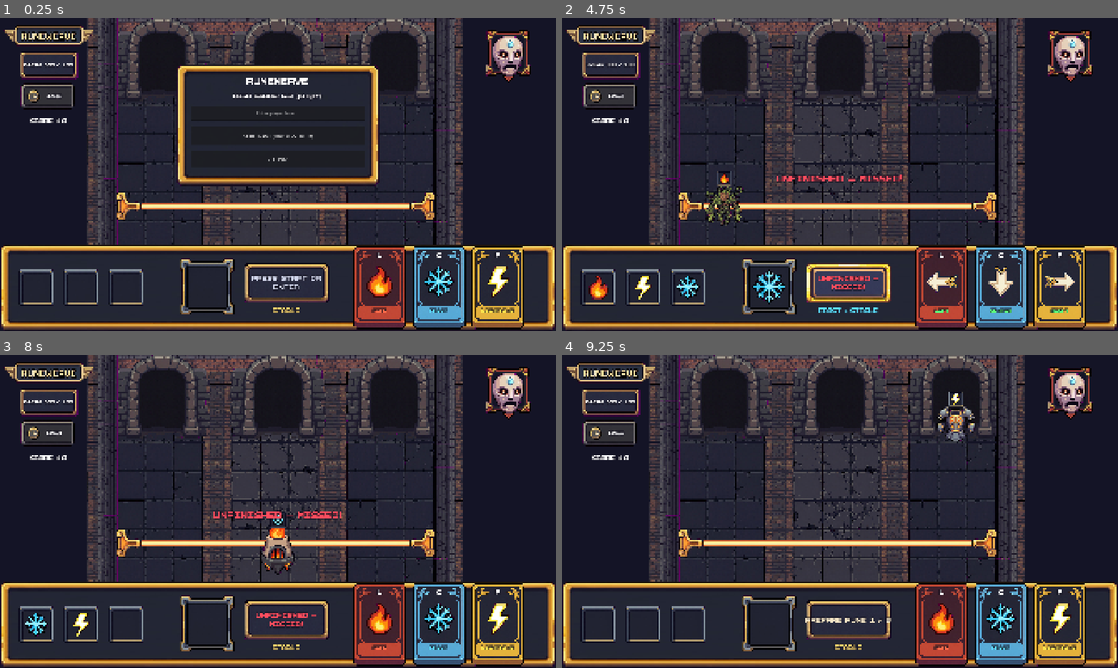
Above: before the commit, frames 1-4 (two rows, left to right).
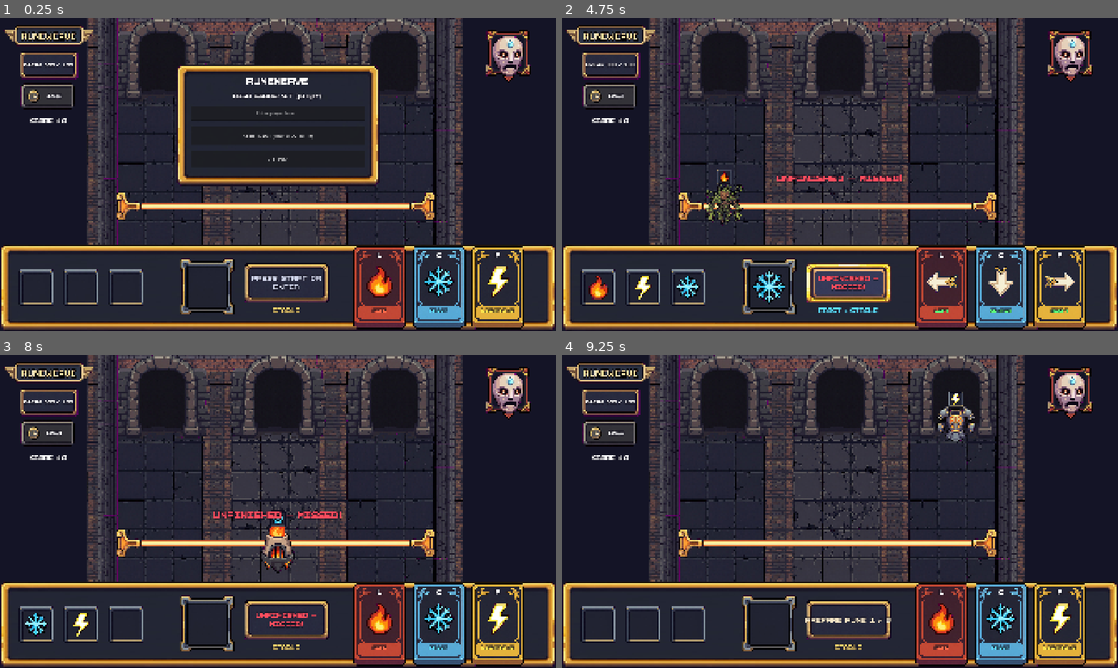
Above: after the commit, the same moments.

Repository: LEETMAKERS/Aether-Wand-Arcade
Game: Godot game, scene res://scenes/main/main.tscn
Two runs of this game, one before a commit and one after it. Both use one fixed random seed, a clock stepped at 60 frames per second and the inputs below.
Inputs (mouse positions are in pixels of both pictures, inside the frame that each line leads up to):
- Up to frame 1 (0.25 s): no input
- Up to frame 2 (4.75 s): click (840, 111) at 0.52 s; type "Alex" at 0.6 s; click "START GAME (OR PRESS ENTER)" at 1.25 s; tap Enter (start_cue) at 2, 2.85, 4.35 s; hold D (cast_right) 2.03-2.78 s; tap W (cast_center) at 2.1, 3.6 s; hold A (cast_left) 2.78-3.53 s; hold D (cast_right) from 3.53 s (still down)
- Up to frame 3 (8 s): release D (cast_right) at 5.03 s; hold A (cast_left) 5.03-7.28 s; tap W (cast_center) at 5.1, 6.6 s; tap Enter (start_cue) at 5.85, 7.35 s; hold D (cast_right) from 7.28 s (still down)
- Up to frame 4 (9.25 s): keep holding D (cast_right); tap W (cast_center) at 8.1 s; tap Enter (start_cue) at 8.85 s

The runs differ from the first frame. In frame 1, less than 0.1% of the frame differs, in the area x 50-53%, y 24-26%; in frame 2, 0.7%, in the area x 4-62%, y 14-87%; in frame 3, 0.4%; in frame 4, nothing differs.

Commit message:
Added final game .

Diff:
--- a/final_game/game_log.csv
+++ b/final_game/game_log.csv
@@ -3,3 +3,7 @@
 player,6.0,93,preset_lite,2026-10-22 21:04:31
 ysenhaji,4.3,61,preset_lite_1.0x,2026-10-22 21:45:51
 player,6.3,98,preset_lite_1.0x,2026-10-22 21:52:49
+blue,1.3,6,preset_lite_1.0x,2026-10-22 22:00:37
+blue,2.8,34,preset_lite_0.7x,2026-10-22 22:02:25
+blue,2.3,24,preset_lite_0.7x,2026-10-22 22:03:57
+player,9.7,136,preset_lite_1.0x,2026-10-22 22:31:59
--- a/final_game/scenes/main/cue_judge.gd
+++ b/final_game/scenes/main/cue_judge.gd
@@ -27,13 +27,21 @@
 
 ## Grade a release timestamp against contact time. A release with no eligible
 ## fourth input is reported as MISS by the caller; this grades an actual press.
-static func grade_timing(release_ms: int, contact_ms: int) -> Timing:
+static func grade_timing(
+	release_ms: int,
+	contact_ms: int,
+	perfect_window_ms: int = PERFECT_BEFORE_MS,
+	good_before_ms: int = GOOD_BEFORE_MS,
+	good_after_ms: int = GOOD_AFTER_MS,
+) -> Timing:
 	var delta: int = release_ms - contact_ms # Negative is early, positive late.
-	if delta >= -PERFECT_BEFORE_MS and delta <= PERFECT_AFTER_MS:
+	var eff_good_before: int = maxi(good_before_ms, perfect_window_ms)
+	var eff_good_after: int = maxi(good_after_ms, perfect_window_ms)
+	if delta >= -perfect_window_ms and delta <= perfect_window_ms:
 		return Timing.PERFECT
-	if delta >= -GOOD_BEFORE_MS and delta <= GOOD_AFTER_MS:
+	if delta >= -eff_good_before and delta <= eff_good_after:
 		return Timing.GOOD
-	if delta < -GOOD_BEFORE_MS:
+	if delta < -eff_good_before:
 		return Timing.EARLY
 	return Timing.MISS # Later than the Good window.
 
--- a/final_game/scenes/main/hud.gd
+++ b/final_game/scenes/main/hud.gd
@@ -4,7 +4,7 @@
 ##
 ## This node makes no gameplay decisions and never recounts inputs. It updates
 ## labels, swaps card/slot icons, colors text by phase/element/outcome, and
-## emits start_round_requested when the player starts a round from the menu.
+## emits signals when the player starts, pauses/resumes, or tunes settings.
 
 signal start_round_requested(
 	login: String,
@@ -14,7 +14,7 @@
 )
 signal resume_requested()
 signal restart_requested()
-signal main_menu_requested()
+signal tuning_changed()
 
 @export_group("Text Labels")
 @export var status_label: Label
@@ -77,6 +77,16 @@
 @export var wild_toggle: BaseButton
 @export var speed_slider: Range
 @export var speed_value_label: Label
+@export var perfect_window_slider: Range
+@export var perfect_window_label: Label
+@export var good_window_slider: Range
+@export var good_window_label: Label
+@export var approach_time_slider: Range
+@export var approach_time_label: Label
+@export var break_target_slider: Range
+@export var break_target_label: Label
+@export var max_score_break_slider: Range
+@export var max_score_break_label: Label
 @export var restart_button: BaseButton
 @export var close_settings_button: BaseButton
 
@@ -159,16 +169,58 @@
 	if speed_slider != null:
 		speed_slider.value_changed.connect(_on_speed_slider_changed)
 		_on_speed_slider_changed(speed_slider.value)
+	if perfect_window_slider != null:
+		perfect_window_slider.value_changed.connect(_on_perfect_window_changed)
+		_on_perfect_window_changed(perfect_window_slider.value)
+	if good_window_slider != null:
+		good_window_slider.value_changed.connect(_on_good_window_changed)
+		_on_good_window_changed(good_window_slider.value)
+	if approach_time_slider != null:
+		approach_time_slider.value_changed.connect(_on_approach_time_changed)
+		_on_approach_time_changed(approach_time_slider.value)
+	if break_target_slider != null:
+		break_target_slider.value_changed.connect(_on_break_target_changed)
+		_on_break_target_changed(break_target_slider.value)
+	if max_score_break_slider != null:
+		max_score_break_slider.value_changed.connect(_on_max_score_break_changed)
+		_on_max_score_break_changed(max_score_break_slider.value)
 	if settings_panel != null:
 		settings_panel.visible = false
 	reset_display()
 
 
-## Initialize the speed slider from Main's default game_speed export.
-func set_initial_speed(speed_value: float) -> void:
+## Initialize all tuning sliders from Main's default @export properties.
+func set_initial_tuning(
+	speed_value: float,
+	perfect_ms: int,
+	good_ms: int,
+	approach_ms: int,
+	break_target_val: int,
+	max_score_break_val: int,
+) -> void:
 	if speed_slider != null:
 		speed_slider.value = speed_value
 	_on_speed_slider_changed(speed_value)
+
+	if perfect_window_slider != null:
+		perfect_window_slider.value = float(perfect_ms)
+	_on_perfect_window_changed(float(perfect_ms))
+
+	if good_window_slider != null:
+		good_window_slider.value = float(good_ms)
+	_on_good_window_changed(float(good_ms))
+
+	if approach_time_slider != null:
+		approach_time_slider.value = float(approach_ms)
+	_on_approach_time_changed(float(approach_ms))
+
+	if break_target_slider != null:
+		break_target_slider.value = float(break_target_val)
+	_on_break_target_changed(float(break_target_val))
+
+	if max_score_break_slider != null:
+		max_score_break_slider.value = float(max_score_break_val)
+	_on_max_score_break_changed(float(max_score_break_val))
 
 
 ## Animate the confirmed card tap and fill the corresponding recipe slot (0..2).
@@ -390,6 +442,36 @@
 	return default_speed
 
 
+func get_selected_perfect_ms(default_ms: int = 50) -> int:
+	if perfect_window_slider != null and perfect_window_slider.value > 0.0:
+		return int(roundf(perfect_window_slider.value))
+	return default_ms
+
+
+func get_selected_good_ms(default_ms: int = 130) -> int:
+	if good_window_slider != null and good_window_slider.value > 0.0:
+		return int(roundf(good_window_slider.value))
+	return default_ms
+
+
+func get_selected_approach_ms(default_ms: int = 2100) -> int:
+	if approach_time_slider != null and approach_time_slider.value > 0.0:
+		return int(roundf(approach_time_slider.value))
+	return default_ms
+
+
+func get_selected_break_target(default_target: int = 100) -> int:
+	if break_target_slider != null and break_target_slider.value > 0.0:
+		return int(roundf(break_target_slider.value))
+	return default_target
+
+
+func get_selected_max_score_break(default_max: int = 140) -> int:
+	if max_score_break_slider != null and max_score_break_slider.value > 0.0:
+		return int(roundf(max_score_break_slider.value))
+	return default_max
+
+
 func is_typing_login() -> bool:
 	return login_input != null and login_input.visible and login_input.has_focus()
 
@@ -425,6 +507,37 @@
 func _on_speed_slider_changed(value: float) -> void:
 	if speed_value_label != null:
 		speed_value_label.text = "GAME SPEED: %.1fx" % value
+	tuning_changed.emit()
+
+
+func _on_perfect_window_changed(value: float) -> void:
+	if perfect_window_label != null:
+		perfect_window_label.text = "PERFECT WINDOW: ±%d ms" % int(roundf(value))
+	tuning_changed.emit()
+
+
+func _on_good_window_changed(value: float) -> void:
+	if good_window_label != null:
+		good_window_label.text = "GREAT WINDOW: ±%d ms" % int(roundf(value))
+	tuning_changed.emit()
+
+
+func _on_approach_time_changed(value: float) -> void:
+	if approach_time_label != null:
+		approach_time_label.text = "APPROACH TIME: %.2fs" % (value / 1000.0)
+	tuning_changed.emit()
+
+
+func _on_break_target_changed(value: float) -> void:
+	if break_target_label != null:
+		break_target_label.text = "VICTORY TARGET: %d BREAK" % int(roundf(value))
+	tuning_changed.emit()
+
+
+func _on_max_score_break_changed(value: float) -> void:
+	if max_score_break_label != null:
+		max_score_break_label.text = "BREAK FOR 10.0 SCORE: %d" % int(roundf(value))
+	tuning_changed.emit()
 
 
 func _on_start_button_pressed() -> void:
--- a/final_game/scenes/main/main.gd
+++ b/final_game/scenes/main/main.gd
@@ -9,8 +9,20 @@
 @export var hud: Hud # Display only.
 @export var cast_capture: CastCapture # Prefix, commit, 30 ms confirmation.
 @export var troop_scene: PackedScene # troop.tscn, instanced per cue.
+
+@export_group("Difficulty & Scoring Tuning")
 ## Overall game speed multiplier (0.5 = slower, 1.0 = normal, 1.5+ = faster).
 @export_range(0.4, 2.5, 0.1) var game_speed: float = 1.0
+## Half-width of the Perfect release window around contact T, in milliseconds.
+@export_range(20, 200, 5) var perfect_window_ms: int = 50
+## Half-width of the Good/Great release window around contact T, in milliseconds.
+@export_range(60, 400, 10) var good_window_ms: int = 130
+## How long (ms at 1.0x speed) a troop takes to walk from the gate to the line.
+@export_range(800, 3500, 100) var cue_lead_ms: int = 2100
+## Break points required to defeat the Summoner (Victory threshold).
+@export_range(30, 180, 5) var break_target: int = 100
+## Break points required to achieve a 10.0 score (lower = easier to get 10.0!).
+@export_range(40, 210, 5) var break_for_max_score: int = 140
 
 @export_group("Optional layout markers")
 ## Lane positions. If unassigned, viewport-relative defaults are used.
@@ -25,13 +37,6 @@
 const START_CUE_ACTION: StringName = &"start_cue"
 const RESET_ACTION: StringName = &"reset_cast"
 
-## Baseline cue lead time before contact time T (scaled by game_speed).
-const BASE_CUE_OPEN_LEAD_MS: int = 2100
-## Latest eligible release is T+120 ms; confirmation may finish through T+150.
-const MISS_DEADLINE_AFTER_MS: int = CueJudge.GOOD_AFTER_MS + CastCapture.CONFIRM_INTERVAL_MS
-
-## Victory target for Break accumulation.
-const BREAK_TARGET: int = 100
 ## Baseline round duration in milliseconds (60 seconds at 1.0x speed).
 const BASE_ROUND_DURATION_MS: int = 60000
 
@@ -86,7 +91,7 @@
 var _pause_start_ms: int = 0
 var _round_start_ms: int = 0
 var _active_speed: float = 1.0
-var _active_lead_ms: int = BASE_CUE_OPEN_LEAD_MS
+var _active_lead_ms: int = 2100
 var _active_round_duration_ms: int = BASE_ROUND_DURATION_MS
 var _schedule: Array[CueDef] = []
 var _next_cue_index: int = 0
@@ -121,7 +126,15 @@
 	hud.start_round_requested.connect(_on_start_round_requested)
 	hud.resume_requested.connect(_resume_round)
 	hud.restart_requested.connect(_on_restart_requested)
-	hud.set_initial_speed(game_speed)
+	hud.tuning_changed.connect(_on_tuning_changed)
+	hud.set_initial_tuning(
+		game_speed,
+		perfect_window_ms,
+		good_window_ms,
+		cue_lead_ms,
+		break_target,
+		break_for_max_score,
+	)
 	if attack_effect != null:
 		attack_effect.visible = false
 		attack_effect.animation_finished.connect(_on_attack_effect_finished)
@@ -178,7 +191,8 @@
 			return
 
 		# Unfinished: wait out any eligible pending input before declaring a miss.
-		if now_ms >= _cue.contact_ms + MISS_DEADLINE_AFTER_MS \
+		var miss_deadline_ms: int = _live_good_ms() + CastCapture.CONFIRM_INTERVAL_MS
+		if now_ms >= _cue.contact_ms + miss_deadline_ms \
 				and not cast_capture.has_pending():
 			_apply(CueJudge.make_miss())
 			return
@@ -187,6 +201,13 @@
 	if _next_cue_index >= _schedule.size() and _state != CueState.ACTIVE \
 			and elapsed_ms >= _active_round_duration_ms:
 		_finish_round()
+
+
+func _on_tuning_changed() -> void:
+	var base_lead: int = hud.get_selected_approach_ms(cue_lead_ms)
+	_active_lead_ms = int(roundf(float(base_lead) / maxi_float(_active_speed, 0.4)))
+	hud.show_round_progress(_break_total, _live_break_target())
+	hud.show_score(_compute_score(_break_total))
 
 
 func _on_start_round_requested(
@@ -230,6 +251,8 @@
 	for i: int in range(_next_cue_index, _schedule.size()):
 		_schedule[i].contact_ms += paused_ms
 	cast_capture.shift_timestamps(paused_ms)
+	_wild_enabled = hud.is_wild_mode_selected()
+	_on_tuning_changed()
 	_paused = false
 	if _troop != null and is_instance_valid(_troop) and _troop.animated_sprite != null:
 		_troop.animated_sprite.play()
@@ -251,7 +274,8 @@
 	_use_random_cues = random_cues
 	_wild_enabled = wild_enabled
 	_active_speed = clampf(speed_scale, 0.4, 2.5)
-	_active_lead_ms = int(roundf(float(BASE_CUE_OPEN_LEAD_MS) / _active_speed))
+	var base_lead: int = hud.get_selected_approach_ms(cue_lead_ms)
+	_active_lead_ms = int(roundf(float(base_lead) / _active_speed))
 	_active_round_duration_ms = int(roundf(float(BASE_ROUND_DURATION_MS) / _active_speed))
 	_break_total = 0
 	_round_start_ms = Time.get_ticks_msec()
@@ -260,7 +284,7 @@
 	_round_active = true
 	hud.show_menu(false)
 	hud.reset_display()
-	hud.show_round_progress(_break_total, BREAK_TARGET)
+	hud.show_round_progress(_break_total, _live_break_target())
 	hud.show_score(1.0)
 	hud.show_timer(float(_active_round_duration_ms) / 1000.0)
 
@@ -343,7 +367,7 @@
 		attack_effect.stop()
 		attack_effect.visible = false
 	hud.reset_display()
-	hud.show_round_progress(_break_total, BREAK_TARGET)
+	hud.show_round_progress(_break_total, _live_break_target())
 	hud.show_timer(float(BASE_ROUND_DURATION_MS) / 1000.0)
 	hud.show_menu(true, "RUNEWEAVE", _format_high_score_text())
 
@@ -353,8 +377,8 @@
 	_round_active = false
 	_state = CueState.IDLE
 	cast_capture.close()
-	var final_score: float = _compute_score(_break_total, _wild_enabled)
-	var victory: bool = _break_total >= BREAK_TARGET
+	var final_score: float = _compute_score(_break_total)
+	var victory: bool = _break_total >= _live_break_target()
 	hud.show_score(final_score)
 	_record_completed_game(_player_login, final_score, _break_total)
 	var banner: String = "%s! SCORE %.1f" % [
@@ -393,7 +417,15 @@
 ) -> void:
 	if _state != CueState.ACTIVE:
 		return
-	var timing: CueJudge.Timing = CueJudge.grade_timing(release_ms, _cue.contact_ms)
+	var p_ms: int = _live_perfect_ms()
+	var g_ms: int = _live_good_ms()
+	var timing: CueJudge.Timing = CueJudge.grade_timing(
+		release_ms,
+		_cue.contact_ms,
+		p_ms,
+		g_ms,
+		g_ms,
+	)
 	_pending_element = element
 	_pending_lane = lane
 	_pending_result = CueJudge.judge(_cue, element, lane, timing, style)
@@ -426,8 +458,8 @@
 		_troop.show_outcome(result)
 		_troop = null
 	hud.show_judgment(result)
-	hud.show_round_progress(_break_total, BREAK_TARGET)
-	hud.show_score(_compute_score(_break_total, _wild_enabled))
+	hud.show_round_progress(_break_total, _live_break_target())
+	hud.show_score(_compute_score(_break_total))
 
 
 func _play_attack_effect(
@@ -456,12 +488,32 @@
 		attack_effect.visible = false
 
 
-## Compute 1.0-10.0 score with decimal half-up rounding to 0.1.
-func _compute_score(break_points: int, wild_enabled: bool) -> float:
-	var max_per_cue: int = CueJudge.BREAK_WILD_PERFECT if wild_enabled else CueJudge.BREAK_CLEAN_PERFECT
-	var max_available: int = PRESET_CONTACT_MS.size() * max_per_cue
-	var raw: float = clampf(1.0 + 9.0 * float(break_points) / float(max_available), 1.0, 10.0)
+## Compute 1.0-10.0 score using the configurable Break ceiling for 10.0.
+## Lowering `break_for_max_score` (or the slider in Settings) makes 10.0 easier!
+func _compute_score(break_points: int) -> float:
+	var ceiling: int = maxi(_live_max_score_break(), 1)
+	var raw: float = clampf(1.0 + 9.0 * float(break_points) / float(ceiling), 1.0, 10.0)
 	return floorf(raw * 10.0 + 0.5) / 10.0
+
+
+func _live_perfect_ms() -> int:
+	return hud.get_selected_perfect_ms(perfect_window_ms)
+
+
+func _live_good_ms() -> int:
+	return maxi(hud.get_selected_good_ms(good_window_ms), _live_perfect_ms())
+
+
+func _live_break_target() -> int:
+	return hud.get_selected_break_target(break_target)
+
+
+func _live_max_score_break() -> int:
+	return hud.get_selected_max_score_break(break_for_max_score)
+
+
+func maxi_float(a: float, b: float) -> float:
+	return a if a > b else b
 
 
 func _load_high_score() -> void:
--- a/final_game/scenes/main/main.tscn
+++ b/final_game/scenes/main/main.tscn
@@ -325,7 +325,7 @@
 [node name="CastCapture" type="Node" parent="."]
 script = ExtResource("3_l3cfh")
 
-[node name="Hud" type="CanvasLayer" parent="." node_paths=Pa …(617 unchanged characters)… , "speed_slider", "speed_value_label", "restart_button", "close_settings_button")]
+[node name="Hud" type="CanvasLayer" parent="." node_paths=Pa …(617 unchanged characters)… , "speed_slider", "speed_value_label", "perfect_window_slider", "perfect_window_label", "good_window_slider", "good_window_label", "approach_time_slider", "approach_time_label", "break_target_slider", "break_target_label", "max_score_break_slider", "max_score_break_label", "restart_button", "close_settings_button")]
 script = ExtResource("3_6q06x")
 status_label = NodePath("Root/BottomBar/PreparedGroup/PhasePlate/StatusLabel")
 result_label = NodePath("Root/ResultLabel")
@@ -376,6 +376,16 @@
 wild_toggle = NodePath("Root/SettingsPanel/Content/WildToggle")
 speed_slider = NodePath("Root/SettingsPanel/Content/SpeedSlider")
 speed_value_label = NodePath("Root/SettingsPanel/Content/SpeedValueLabel")
+perfect_window_slider = NodePath("Root/SettingsPanel/Content/PerfectWindowSlider")
+perfect_window_label = NodePath("Root/SettingsPanel/Content/PerfectWindowLabel")
+good_window_slider = NodePath("Root/SettingsPanel/Content/GoodWindowSlider")
+good_window_label = NodePath("Root/SettingsPanel/Content/GoodWindowLabel")
+approach_time_slider = NodePath("Root/SettingsPanel/Content/ApproachTimeSlider")
+approach_time_label = NodePath("Root/SettingsPanel/Content/ApproachTimeLabel")
+break_target_slider = NodePath("Root/SettingsPanel/Content/BreakTargetSlider")
+break_target_label = NodePath("Root/SettingsPanel/Content/BreakTargetLabel")
+max_score_break_slider = NodePath("Root/SettingsPanel/Content/MaxScoreBreakSlider2")
+max_score_break_label = NodePath("Root/SettingsPanel/Content/MaxScoreBreakLabel2")
 restart_button = NodePath("Root/SettingsPanel/Content/RestartButton")
 close_settings_button = NodePath("Root/SettingsPanel/Content/BackButton")
 
@@ -795,10 +805,10 @@
 
 [node name="SettingsPanel" type="NinePatchRect" parent="Hud/Root"]
 layout_mode = 0
-offset_left = 610.0
-offset_top = 160.0
-offset_right = 1310.0
-offset_bottom = 580.0
+offset_left = 550.0
+offset_top = 45.0
+offset_right = 1370.0
+offset_bottom = 745.0
 texture = ExtResource("7_blune")
 region_rect = Rect2(71, 68, 882, 640)
 patch_margin_left = 40
@@ -809,14 +819,14 @@
 [node name="Content" type="VBoxContainer" parent="Hud/Root/SettingsPanel"]
 layout_mode = 0
 offset_left = 50.0
-offset_top = 40.0
-offset_right = 650.0
-offset_bottom = 381.0
-theme_override_constants/separation = 20
+offset_top = 35.0
+offset_right = 770.0
+offset_bottom = 665.0
+theme_override_constants/separation = 8
 
 [node name="MenuTitleLabel" type="Label" parent="Hud/Root/SettingsPanel/Content"]
 layout_mode = 2
-theme_override_font_sizes/font_size = 38
+theme_override_font_sizes/font_size = 26
 text = "SETTINGS"
 horizontal_alignment = 1
 vertical_alignment = 1
@@ -831,6 +841,7 @@
 
 [node name="SpeedValueLabel" type="Label" parent="Hud/Root/SettingsPanel/Content"]
 layout_mode = 2
+theme_override_font_sizes/font_size = 18
 text = "GAME SPEED: 1.0x"
 horizontal_alignment = 1
 vertical_alignment = 1
@@ -841,6 +852,76 @@
 max_value = 2.5
 step = 0.1
 value = 1.0
+
+[node name="PerfectWindowLabel" type="Label" parent="Hud/Root/SettingsPanel/Content"]
+layout_mode = 2
+theme_override_font_sizes/font_size = 18
+text = "Perfect Window: ±50 ms"
+horizontal_alignment = 1
+vertical_alignment = 1
+
+[node name="PerfectWindowSlider" type="HSlider" parent="Hud/Root/SettingsPanel/Content"]
+layout_mode = 2
+min_value = 20.0
+max_value = 200.0
+step = 5.0
+value = 50.0
+
+[node name="GoodWindowLabel" type="Label" parent="Hud/Root/SettingsPanel/Content"]
+layout_mode = 2
+theme_override_font_sizes/font_size = 18
+text = "Good Window: ±130 ms"
+horizontal_alignment = 1
+vertical_alignment = 1
+
+[node name="GoodWindowSlider" type="HSlider" parent="Hud/Root/SettingsPanel/Content"]
+layout_mode = 2
+min_value = 60.0
+max_value = 400.0
+step = 10.0
+value = 130.0
+
+[node name="ApproachTimeLabel" type="Label" parent="Hud/Root/SettingsPanel/Content"]
+layout_mode = 2
+theme_override_font_sizes/font_size = 18
+text = "Monster Walk Time: 2100 ms"
+horizontal_alignment = 1
+vertical_alignment = 1
+
+[node name="ApproachTimeSlider" type="HSlider" parent="Hud/Root/SettingsPanel/Content"]
+layout_mode = 2
+min_value = 800.0
+max_value = 3500.0
+step = 100.0
+value = 2100.0
+
+[node name="BreakTargetLabel" type="Label" parent="Hud/Root/SettingsPanel/Content"]
+layout_mode = 2
+theme_override_font_sizes/font_size = 18
+text = "Win Target: 100 Break"
+horizontal_alignment = 1
+vertical_alignment = 1
+
+[node name="BreakTargetSlider" type="HSlider" parent="Hud/Root/SettingsPanel/Content"]
+layout_mode = 2
+min_value = 30.0
+max_value = 180.0
+step = 5.0
+value = 100.0
+
+[node name="MaxScoreBreakLabel2" type="Label" parent="Hud/Root/SettingsPanel/Content"]
+layout_mode = 2
+theme_override_font_sizes/font_size = 18
+text = "Break for 10.0 Score: 140"
+horizontal_alignment = 1
+vertical_alignment = 1
+
+[node name="MaxScoreBreakSlider2" type="HSlider" parent="Hud/Root/SettingsPanel/Content"]
+layout_mode = 2
+min_value = 40.0
+max_value = 210.0
+step = 5.0
+value = 140.0
 
 [node name="RestartButton" type="Button" parent="Hud/Root/SettingsPanel/Content"]
 layout_mode = 2
Binary file changed: final_game/game_log.break.translation
Binary file changed: final_game/game_log.mode.translation
Binary file changed: final_game/game_log.played.translation
Binary file changed: final_game/game_log.score.translation
Not shown, changed: final_game/high_scores.txt
Not shown, added: final_game/docs/settings-guide.md
